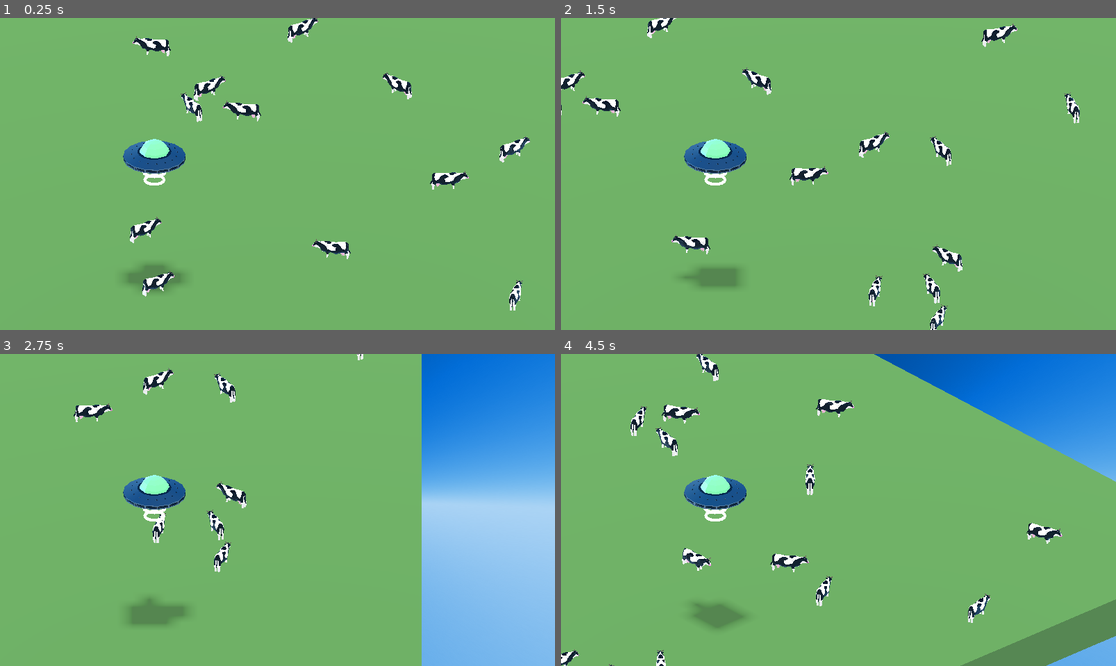
Above: before the commit, frames 1-4 (two rows, left to right).
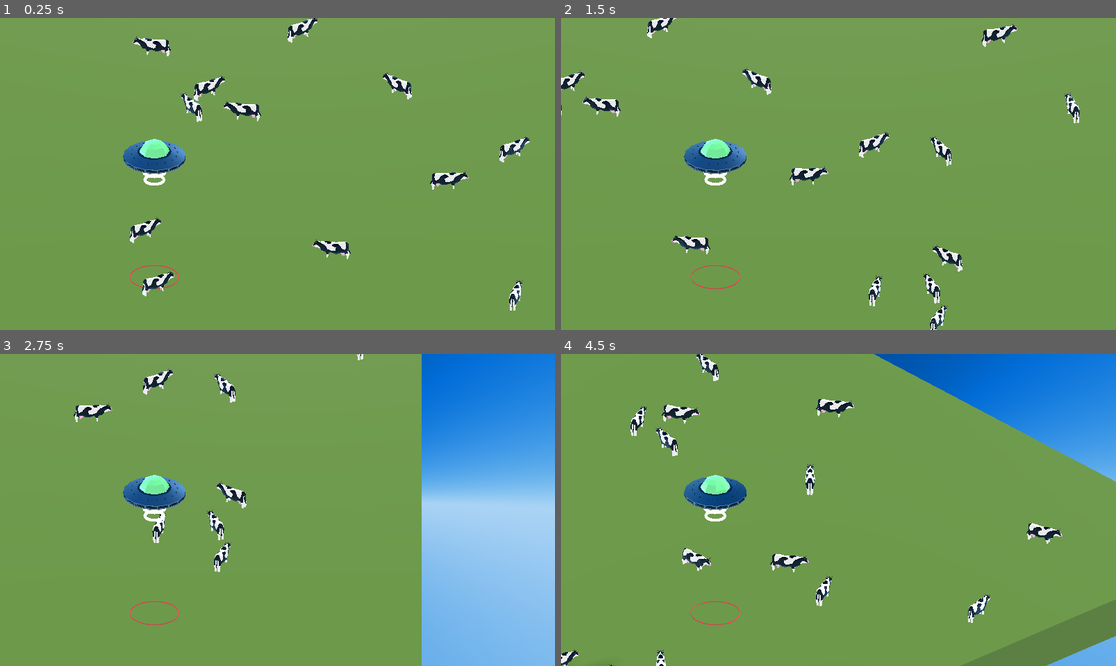
Above: after the commit, the same moments.

Repository: darkwingdck/ufo-game
Game: Godot game, scene res://Scenes/main.tscn
Two runs of this game, one before a commit and one after it. Both use one fixed random seed, a clock stepped at 60 frames per second and the inputs below.
Inputs (mouse positions are in pixels of both pictures, inside the frame that each line leads up to):
- Up to frame 1 (0.25 s): no input
- Up to frame 2 (1.5 s): tap Enter at 0.5 s; move the mouse to (960, 158) at 0.52 s; hold D (move_right) 0.53-1.28 s; hold Space (grab) 0.53-1.28 s; move the mouse to (727, 189) at 1.27 s; hold S (move_back) from 1.28 s (still down); tap Space (grab) at 1.35 s
- Up to frame 3 (2.75 s): move the mouse to (333, 441) at 2.02 s; release S (move_back) at 2.03 s; press the mouse at (333, 441) at 2.03 s; hold D (move_right) from 2.03 s (still down); tap Space (grab) at 2.3 s
- Up to frame 4 (4.5 s): move the mouse to (832, 516) at 2.77 s; release D (move_right) at 2.78 s; release the mouse at (832, 516) at 2.78 s; hold W (move_forward) from 2.78 s (still down); tap Space (grab) at 2.85 s; move the mouse to (877, 513) at 3.52 s; hold Space (grab) 3.53-4.28 s; move the mouse to (794, 506) at 4.27 s; click (794, 506) at 4.35 s

The runs differ from the first frame. In frame 1, 76% of the frame differs, in the area x 0-100%, y 0-100%; in frame 2, 75%; in frame 3, 55%; in frame 4, 84%.

Commit message:
grab ring mvp

Diff:
--- /dev/null
+++ b/Scenes/grab_ring.tscn
@@ -0,0 +1,14 @@
+[gd_scene format=3 uid="uid://6lgjhgwxxer2"]
+
+[sub_resource type="StandardMaterial3D" id="StandardMaterial3D_6tm3a"]
+albedo_color = Color(0.76862746, 0.27058825, 0.27058825, 1)
+
+[sub_resource type="TorusMesh" id="TorusMesh_2x7wh"]
+material = SubResource("StandardMaterial3D_6tm3a")
+inner_radius = 0.96
+
+[node name="GrabRing" type="Node3D" unique_id=2073420933]
+
+[node name="MeshInstance3D" type="MeshInstance3D" parent="." unique_id=796145278]
+transform = Transform3D(1.2, 0, 0, 0, 1.2, 0, 0, 0, 1.2, 0, 0, 0)
+mesh = SubResource("TorusMesh_2x7wh")
--- /dev/null
+++ b/Scenes/grab_ring_hint.tscn
@@ -0,0 +1,18 @@
+[gd_scene format=3 uid="uid://bgsg3h3fh1ox5"]
+
+[sub_resource type="StandardMaterial3D" id="StandardMaterial3D_hch03"]
+transparency = 1
+albedo_color = Color(0.76862746, 0.27058825, 0.27058825, 0.32156864)
+
+[sub_resource type="CylinderMesh" id="CylinderMesh_hch03"]
+material = SubResource("StandardMaterial3D_hch03")
+
+[node name="GrabRingHint" type="Node3D" unique_id=1657848103]
+
+[node name="MeshInstance3D" type="MeshInstance3D" parent="." unique_id=1110601650]
+transform = Transform3D(2, 0, 0, 0, 0.01, 0, 0, 0, 2, 0, 0, 0)
+mesh = SubResource("CylinderMesh_hch03")
+
+[node name="OmniLight3D" type="OmniLight3D" parent="." unique_id=1550728288]
+light_energy = 0.5
+light_size = 0.441
--- a/Scenes/main.tscn
+++ b/Scenes/main.tscn
@@ -4,6 +4,7 @@
 [ext_resource type="Texture2D" uid="uid://bxx81r4jcmqsg" path="res://skybox.png" id="1_bo1nx"]
 [ext_resource type="PackedScene" uid="uid://ckyhxf456n5dc" path="res://Scenes/player.tscn" id="2_8gbba"]
 [ext_resource type="PackedScene" uid="uid://g4hnu5cswewj" path="res://Scenes/mob.tscn" id="2_jjvhh"]
+[ext_resource type="PackedScene" uid="uid://6lgjhgwxxer2" path="res://Scenes/grab_ring.tscn" id="5_kry3j"]
 
 [sub_resource type="PanoramaSkyMaterial" id="PanoramaSkyMaterial_1bvp3"]
 panorama = ExtResource("1_bo1nx")
@@ -21,7 +22,7 @@
 size = Vector3(60, 2, 60)
 
 [sub_resource type="StandardMaterial3D" id="StandardMaterial3D_21xkr"]
-albedo_color = Color(0.33333334, 0.52156866, 0.29803923, 1)
+albedo_color = Color(0.35686275, 0.49411765, 0.23529412, 1)
 
 [sub_resource type="BoxMesh" id="BoxMesh_lquwl"]
 material = SubResource("StandardMaterial3D_21xkr")
@@ -36,7 +37,7 @@
 mob_scene = ExtResource("2_jjvhh")
 
 [node name="DirectionalLight3D" type="DirectionalLight3D" parent="." unique_id=2068763689]
-transform = Transform3D(1, 0, 0, 0, -4.371139e-08, 1, 0, -1, -4.371139e-08, -0.80640984, 12.999013, -5.517136)
+transform = Transform3D(1, 0, 0, 0, -0.89526904, 0.44552594, 0, -0.44552594, -0.89526904, -0.80640984, 12.999013, -5.517136)
 light_energy = 0.1
 light_volumetric_fog_energy = 10.0
 shadow_enabled = true
@@ -67,3 +68,6 @@
 projection = 1
 fov = 80.0
 size = 15.0
+
+[node name="GrabRing" parent="Player" unique_id=2073420933 instance=ExtResource("5_kry3j")]
+transform = Transform3D(1, 0, 0, 0, 1, 0, 0, 0, 1, 0, -6.7269897, 0)
--- a/Scenes/player.tscn
+++ b/Scenes/player.tscn
@@ -3,6 +3,7 @@
 [ext_resource type="Script" uid="uid://ck2w25mvhtqhq" path="res://Scripts/player.gd" id="1_cvnsp"]
 [ext_resource type="PackedScene" uid="uid://djovmavt7gjy7" path="res://Art/Models/ufo.glb" id="2_6t5aa"]
 [ext_resource type="Script" uid="uid://c1uc3ij4bp3yj" path="res://Scripts/ray_cast_3d.gd" id="3_6t5aa"]
+[ext_resource type="PackedScene" uid="uid://bgsg3h3fh1ox5" path="res://Scenes/grab_ring_hint.tscn" id="4_vgqql"]
 
 [sub_resource type="SphereShape3D" id="SphereShape3D_onrkg"]
 radius = 1.4892538
@@ -21,3 +22,4 @@
 [node name="RayCast3D" type="RayCast3D" parent="." unique_id=340294896]
 transform = Transform3D(1, 0, 0, 0, 20, 0, 0, 0, 1, 0, 0, 0)
 script = ExtResource("3_6t5aa")
+grab_ring_hint_scene = ExtResource("4_vgqql")
--- a/Scripts/ray_cast_3d.gd
+++ b/Scripts/ray_cast_3d.gd
@@ -2,15 +2,27 @@
 
 @export var pull_speed: float = 12.0
 @export var stop_distance: float = 2.2
+@export var grab_ring_hint_scene: PackedScene
 
 var grabbed_mob: CharacterBody3D = null
+var grab_ring: Node3D = null
+var grab_ring_hint: Node3D = null
+
+func _ready() -> void:
+	grab_ring = get_node("../GrabRing")
+	grab_ring_hint = grab_ring_hint_scene.instantiate()
+	grab_ring_hint.visible = false
+	grab_ring.add_child(grab_ring_hint, true)
 
 func _physics_process(delta: float) -> void:
 	if !is_colliding():
+		grab_ring_hint.visible = false
 		return
 	var hit: Object = get_collider()
 	if "Mob" not in hit.name:
+		grab_ring_hint.visible = false
 		return
+	grab_ring_hint.visible = true
 	grabbed_mob = hit
 
 	if Input.is_action_pressed("grab"):
